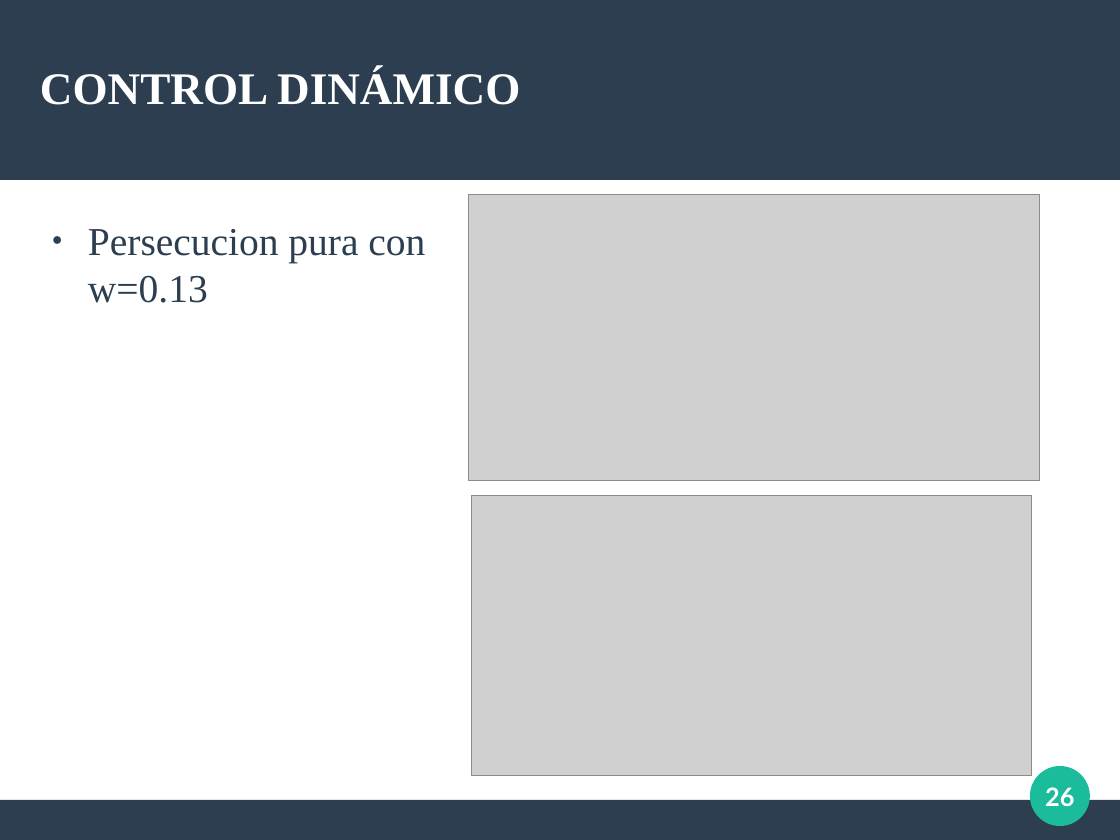
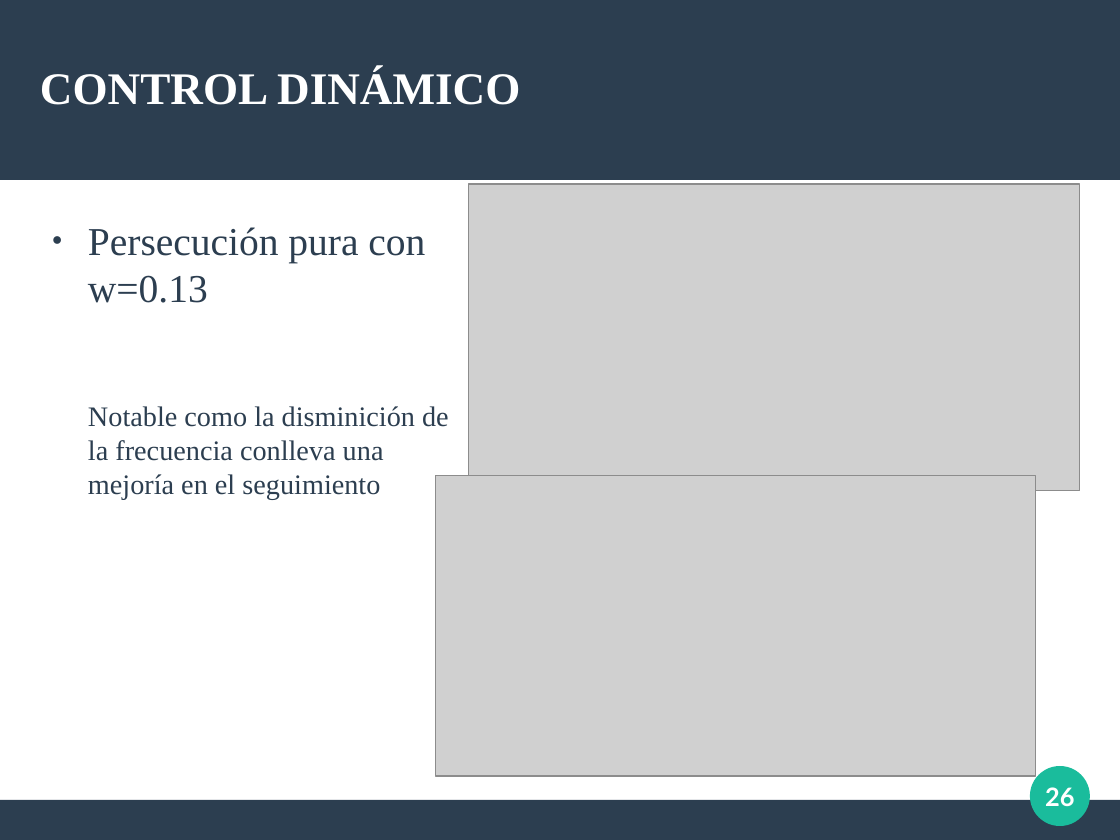
Before and after one commit to Arrivederccimamasita/Synchro_Drive_CyPR, a slide deck: slide 26 of Presentacion_defensa/defensa.odp. Drawn at 1120x840 pixels with LibreOffice and Linux fonts; fonts in the diff are those of the drawing; grey boxes stand for pictures. Boxes give left, top, right and bottom in pixels: in the first picture for what was removed or moved away, otherwise in the second. Text is boxed around its words. In the diff, an @@ line names an element or a change of style, - is before the commit and + after.

```diff
--- a/Presentacion_defensa/defensa.odp
+++ b/Presentacion_defensa/defensa.odp
@@ picture: place and size @@
-picture at [469,194,1040,481]
+picture at [469,184,1080,491]
@@ text at [88,227,449,499]: text changed; size 28 to 20 pt @@
-● Persecucion pura con w=0.13
+● Persecución pura con w=0.13
+Notable como la disminición de
+la frecuencia conlleva una
+mejoría en el seguimiento
@@ picture: place and size @@
-picture at [473,495,1033,775]
+picture at [436,476,1037,776]
```
Also in this commit, not shown: 17 other slides changed, 5 slides added, 4 slides removed, 8 other files.
